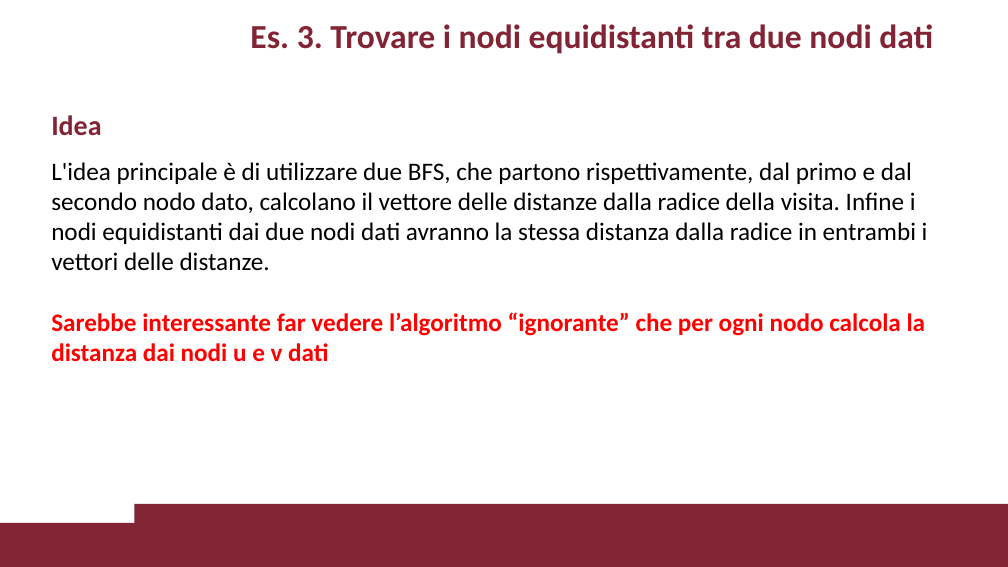
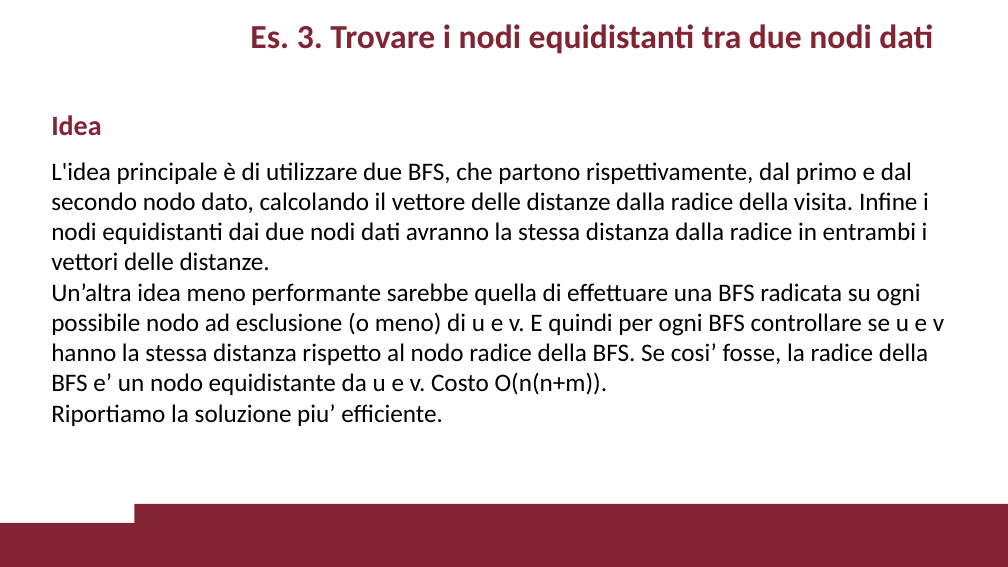
Before and after one commit to VincenzoImp/PDA, a slide deck: slide 7 of Esercitazione3/Esercitazione3.pptx (slide 8 before the commit). Drawn at 1008x567 pixels with LibreOffice and Linux fonts; fonts in the diff are those of the drawing; background and template pictures are left out. Boxes give left, top, right and bottom in pixels: in the first picture for what was removed or moved away, otherwise in the second. Text is boxed around its words. In the diff, an @@ line names an element or a change of style, - is before the commit and + after.

```diff
--- a/Esercitazione3/Esercitazione3.pptx
+++ b/Esercitazione3/Esercitazione3.pptx
@@ text at <box>51,162,944,426</box>: text changed @@
-L'idea principale è di utilizzare due BFS, che partono rispettivamente, dal primo e dal secondo nodo dato, calcolano il vettore delle distanze dalla radice della visita. Infine i nodi equidistanti dai due nodi dati avranno la stessa distanza dalla radice in entrambi i vettori delle distanze.
-Sarebbe interessante far vedere l’algoritmo “ignorante” che per ogni nodo calcola la distanza dai nodi u e v dati
+L'idea principale è di utilizzare due BFS, che partono rispettivamente, dal primo e dal secondo nodo dato, calcolando il vettore delle distanze dalla radice della visita. Infine i nodi equidistanti dai due nodi dati avranno la stessa distanza dalla radice in entrambi i vettori delle distanze.
+Un’altra idea meno performante sarebbe quella di effettuare una BFS radicata su ogni possibile nodo ad esclusione (o meno) di u e v. E quindi per ogni BFS controllare se u e v hanno la stessa distanza rispetto al nodo radice della BFS. Se cosi’ fosse, la radice della BFS e’ un nodo equidistante da u e v. Costo O(n(n+m)).
+Riportiamo la soluzione piu’ efficiente.
```
Also in this commit, not shown: 7 other slides changed, 4 slides added, 1 slide removed, 5 other files.
